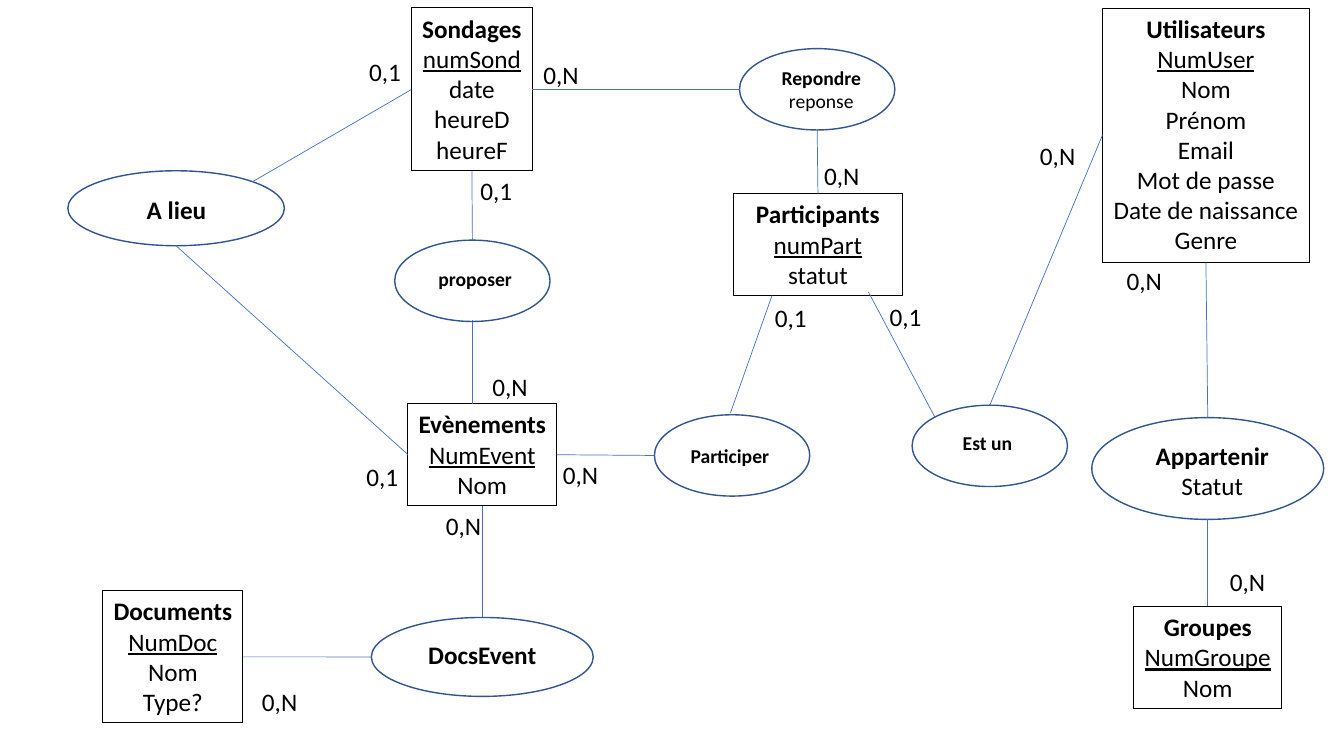
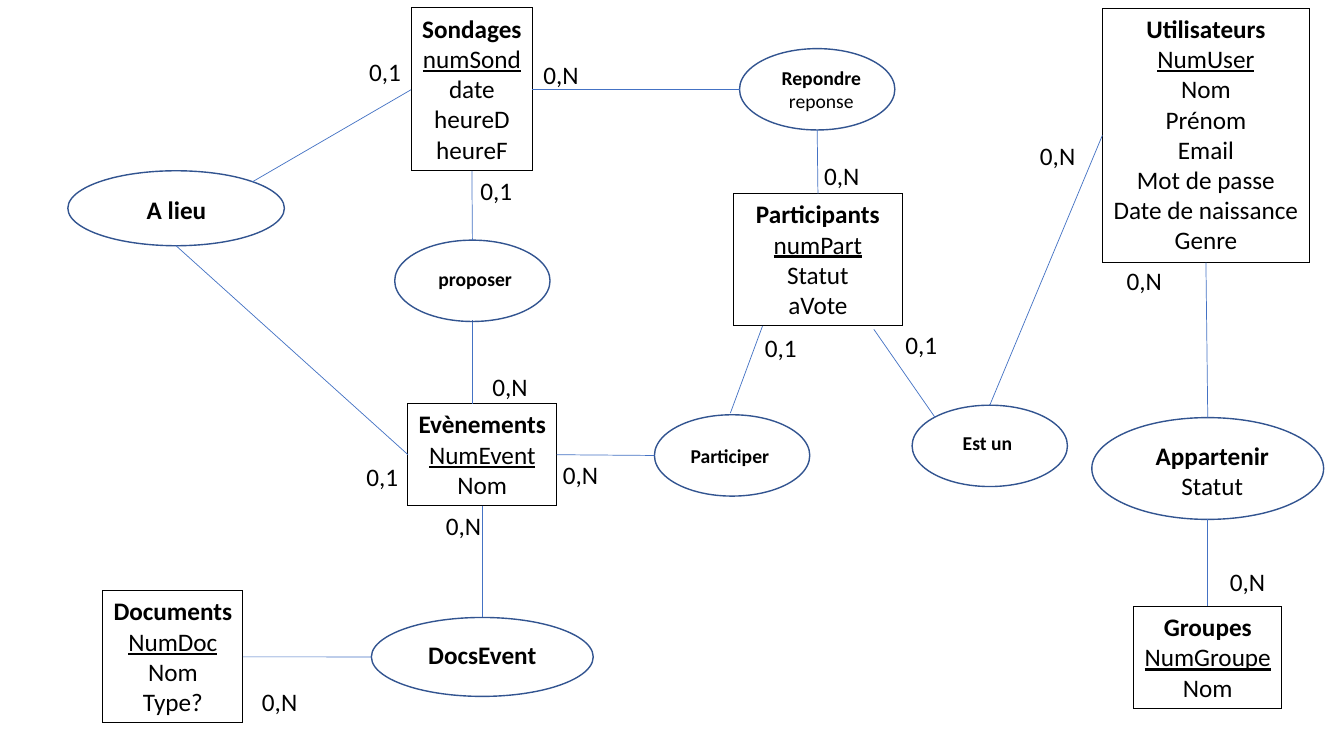
Before and after one commit to remicorne/ProjetPlanificateurEvenements, a slide deck: slide 1 of Documents/base de données.pptx. Drawn at 1344x756 pixels with LibreOffice and Linux fonts; fonts in the diff are those of the drawing. Boxes give left, top, right and bottom in pixels: in the first picture for what was removed or moved away, otherwise in the second. Text is boxed around its words. In the diff, an @@ line names an element or a change of style, - is before the commit and + after.

```diff
--- a/Documents/base de données.pptx
+++ b/Documents/base de données.pptx
@@ rectangle "Participants": place and size @@
-rectangle "Participants" at (734, 194, 902, 295)
+rectangle "Participants" at (734, 194, 902, 326)
@@ text in rectangle at (787, 267, 849, 314): text changed @@
-statut
+Statut
+aVote
@@ line moved from (731, 413) - (772, 295) to (731, 413) - (762, 326) @@
@@ text "0,1": place and size @@
-text "0,1" at (775, 310, 807, 330)
+text "0,1" at (765, 340, 797, 360)
@@ text "0,1": place and size @@
-text "0,1" at (890, 309, 922, 329)
+text "0,1" at (905, 337, 937, 357)
@@ line moved from (935, 417) - (869, 292) to (935, 417) - (874, 330) @@
```
Also in this commit, not shown: 9 other files.
